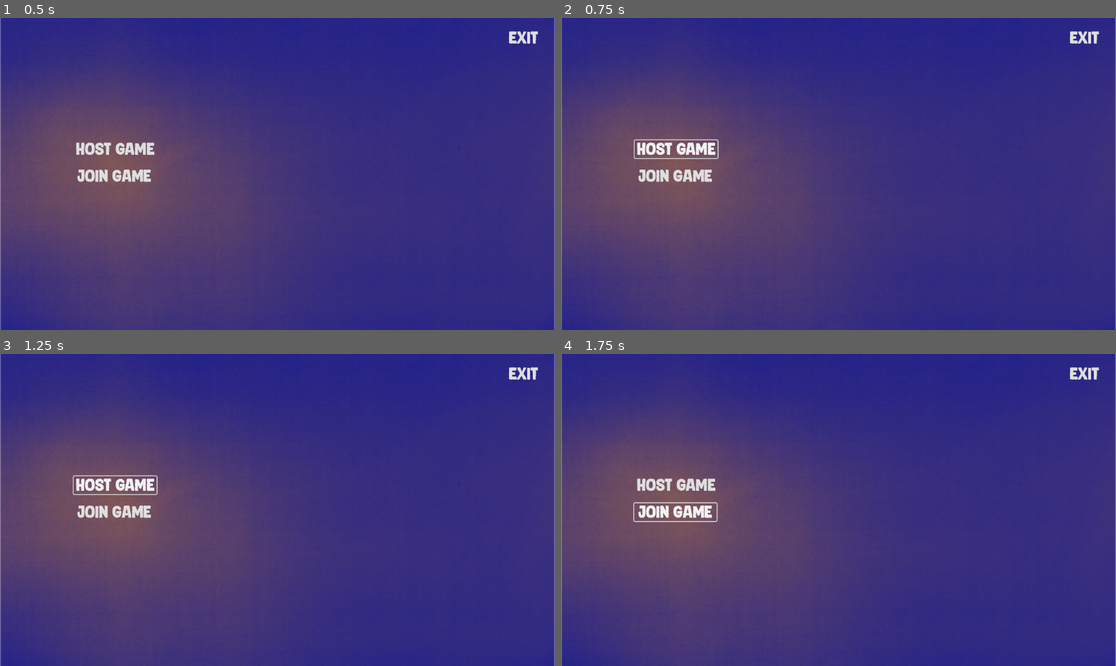
Above: before the commit, frames 1-4 (two rows, left to right).
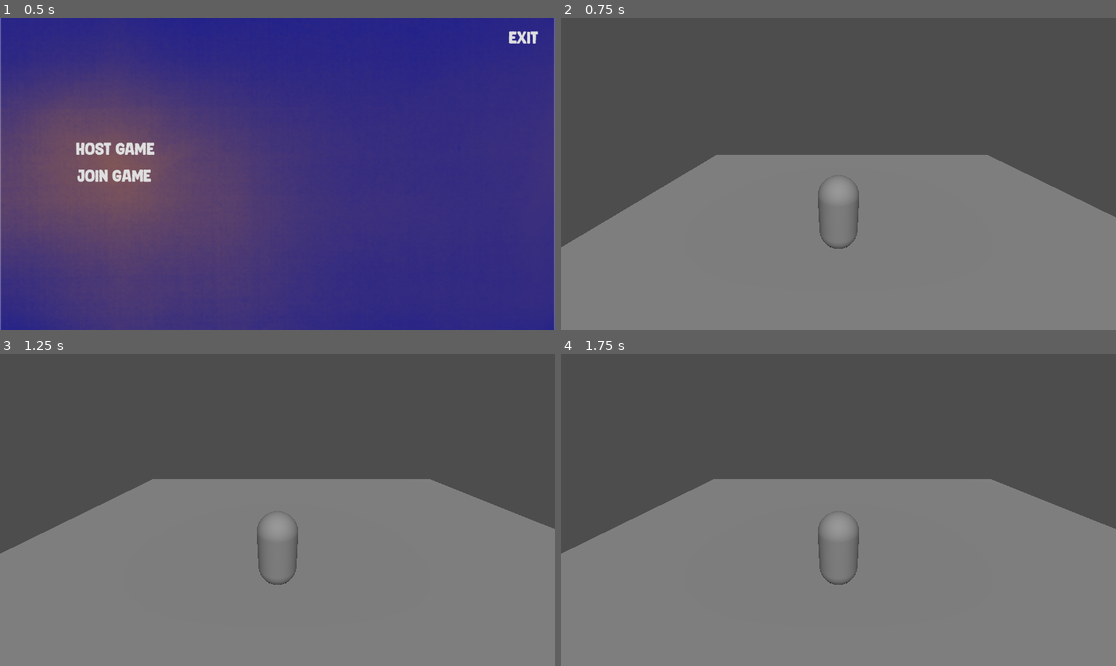
Above: after the commit, the same moments.

Repository: pejaustin/godot-3d-multiplayer-template
Game: Godot game, scene res://scenes/main_menu.tscn
Same seed, same stepped clock (60 frames per second), same inputs: the game is played once before the commit and once after it.
Inputs (mouse positions are in pixels of both pictures, inside the frame that each line leads up to):
- Up to frame 1 (0.5 s): no input
- Up to frame 2 (0.75 s): click "Host Game" at 0.5 s
- Up to frame 3 (1.25 s): no input
- Up to frame 4 (1.75 s): click (677, 513) at 1.25 s, where only the run before the commit has a clickable "Join Game"

Frame 1 is identical in both runs. In frame 2, 100% of the frame differs, in the area x 0-100%, y 0-100%; in frame 3, 100%; in frame 4, 100%.

Commit message:
Basic network setup
- main menu scene
- game scene
- player scene
- player spawning (no position synch)

Diff:
--- a/project.godot
+++ b/project.godot
@@ -16,6 +16,10 @@
 boot_splash/image="res://splash_screen.png"
 config/icon="res://bad_icon.png"
 
+[autoload]
+
+NetworkManager="*res://scripts/network/network_manager.gd"
+
 [display]
 
 window/size/always_on_top=true
--- /dev/null
+++ b/scenes/game.tscn
@@ -0,0 +1,37 @@
+[gd_scene load_steps=4 format=3 uid="uid://c7jxb55veskqd"]
+
+[ext_resource type="PackedScene" uid="uid://btjx4a4g25xj3" path="res://scenes/network/multiplayer_manager.tscn" id="1_sg3yj"]
+
+[sub_resource type="PlaneMesh" id="PlaneMesh_lpk0h"]
+size = Vector2(20, 20)
+
+[sub_resource type="ConcavePolygonShape3D" id="ConcavePolygonShape3D_iptoq"]
+data = PackedVector3Array(5, 0, 5, -5, 0, 5, 5, 0, -5, -5, 0, 5, -5, 0, -5, 5, 0, -5)
+
+[node name="Game" type="Node3D"]
+
+[node name="PlayerSpawner" type="MultiplayerSpawner" parent="."]
+_spawnable_scenes = PackedStringArray("res://scenes/player/player.tscn")
+spawn_path = NodePath("../World/PlayerSpawnPoint")
+
+[node name="MultiplayerManager" parent="." node_paths=PackedStringArray("_player_spawn_point") instance=ExtResource("1_sg3yj")]
+_player_spawn_point = NodePath("../World/PlayerSpawnPoint")
+
+[node name="World" type="Node3D" parent="."]
+
+[node name="Atmosphere" type="Node3D" parent="World"]
+
+[node name="DirectionalLight3D" type="DirectionalLight3D" parent="World/Atmosphere"]
+transform = Transform3D(1, 0, 0, 0, 0.696001, 0.718041, 0, -0.718041, 0.696001, 0, 4.69122, 6.19946)
+
+[node name="MapSpawnPoint" type="Node3D" parent="World"]
+
+[node name="MeshInstance3D" type="MeshInstance3D" parent="World/MapSpawnPoint"]
+mesh = SubResource("PlaneMesh_lpk0h")
+
+[node name="StaticBody3D" type="StaticBody3D" parent="World/MapSpawnPoint/MeshInstance3D"]
+
+[node name="CollisionShape3D" type="CollisionShape3D" parent="World/MapSpawnPoint/MeshInstance3D/StaticBody3D"]
+shape = SubResource("ConcavePolygonShape3D_iptoq")
+
+[node name="PlayerSpawnPoint" type="Node3D" parent="World"]
--- /dev/null
+++ b/scenes/loading.tscn
@@ -0,0 +1,47 @@
+[gd_scene load_steps=3 format=3 uid="uid://c67jewon3ifdt"]
+
+[ext_resource type="Theme" uid="uid://e1no5yb08xdc" path="res://asssets/ui/menu_theme.tres" id="1_ybmgc"]
+[ext_resource type="Texture2D" uid="uid://c8egr8gfrmslx" path="res://asssets/ui/menu-bg.jpeg" id="2_7x31a"]
+
+[node name="Loading" type="Control"]
+layout_mode = 3
+anchors_preset = 15
+anchor_right = 1.0
+anchor_bottom = 1.0
+grow_horizontal = 2
+grow_vertical = 2
+
+[node name="Loading" type="Panel" parent="."]
+layout_mode = 1
+anchors_preset = 15
+anchor_right = 1.0
+anchor_bottom = 1.0
+grow_horizontal = 2
+grow_vertical = 2
+
+[node name="TextureRect" type="TextureRect" parent="Loading"]
+layout_mode = 1
+anchors_preset = 15
+anchor_right = 1.0
+anchor_bottom = 1.0
+grow_horizontal = 2
+grow_vertical = 2
+texture = ExtResource("2_7x31a")
+expand_mode = 2
+
+[node name="Label" type="Label" parent="Loading"]
+layout_mode = 1
+anchors_preset = 8
+anchor_left = 0.5
+anchor_top = 0.5
+anchor_right = 0.5
+anchor_bottom = 0.5
+offset_left = -416.0
+offset_top = -28.0
+offset_right = -112.0
+offset_bottom = 15.0
+grow_horizontal = 2
+grow_vertical = 2
+theme = ExtResource("1_ybmgc")
+theme_override_font_sizes/font_size = 48
+text = "Connecting..."
--- /dev/null
+++ b/scenes/network/enet_network.tscn
@@ -0,0 +1,6 @@
+[gd_scene load_steps=2 format=3 uid="uid://bvnernggja236"]
+
+[ext_resource type="Script" path="res://scripts/network/enet_network.gd" id="1_bi8u0"]
+
+[node name="EnetNetwork" type="Node"]
+script = ExtResource("1_bi8u0")
--- /dev/null
+++ b/scenes/network/multiplayer_manager.tscn
@@ -0,0 +1,6 @@
+[gd_scene load_steps=2 format=3 uid="uid://btjx4a4g25xj3"]
+
+[ext_resource type="Script" path="res://scripts/network/multiplayer_manager.gd" id="1_4g30v"]
+
+[node name="MultiplayerManager" type="Node"]
+script = ExtResource("1_4g30v")
--- /dev/null
+++ b/scenes/player/player.tscn
@@ -0,0 +1,22 @@
+[gd_scene load_steps=4 format=3 uid="uid://xjygpllvas2q"]
+
+[ext_resource type="Script" path="res://scripts/player.gd" id="1_ec1jl"]
+
+[sub_resource type="CapsuleMesh" id="CapsuleMesh_lqghn"]
+
+[sub_resource type="CapsuleShape3D" id="CapsuleShape3D_ihjgv"]
+
+[node name="Player" type="CharacterBody3D"]
+script = ExtResource("1_ec1jl")
+
+[node name="MeshInstance3D" type="MeshInstance3D" parent="."]
+transform = Transform3D(1, 0, 0, 0, 1, 0, 0, 0, 1, 2.08165e-12, 1, 2.08165e-12)
+mesh = SubResource("CapsuleMesh_lqghn")
+
+[node name="CollisionShape3D" type="CollisionShape3D" parent="."]
+transform = Transform3D(1, 0, 0, 0, 1, 0, 0, 0, 1, 2.08165e-12, 1, 2.08165e-12)
+shape = SubResource("CapsuleShape3D_ihjgv")
+
+[node name="Camera3D" type="Camera3D" parent="."]
+transform = Transform3D(1, 0, 0, 0, 0.911604, 0.411069, 0, -0.411069, 0.911604, 0, 4.00394, 4.27758)
+current = true
--- a/scripts/main_menu.gd
+++ b/scripts/main_menu.gd
@@ -1,10 +1,22 @@
 extends Control
+
+const GAME_SCENE = "res://scenes/game.tscn"
+
+func ready():
+	if OS.has_feature("dedicated_server"):
+		print("Calling host game...")
+		NetworkManager.host_game()
+		get_tree().call_deferred(&"change_scene_to_packed", preload(GAME_SCENE))
 
 func host_game():
 	print("Host game pressed")
+	NetworkManager.host_game()
+	get_tree().call_deferred(&"change_scene_to_packed", preload(GAME_SCENE))
 
 func join_game():
 	print("Join game pressed")
+	NetworkManager.join_game()
+	get_tree().call_deferred(&"change_scene_to_packed", preload(GAME_SCENE))
 
 func exit_game():
 	get_tree().quit(0)
--- /dev/null
+++ b/scripts/network/enet_network.gd
@@ -0,0 +1,14 @@
+extends Node
+
+const SERVER_PORT = 8080
+const SERVER_IP = "127.0.0.1"
+
+func create_server_peer():
+	var enet_network_peer: ENetMultiplayerPeer = ENetMultiplayerPeer.new()
+	enet_network_peer.create_server(SERVER_PORT)
+	multiplayer.multiplayer_peer = enet_network_peer
+
+func create_client_peer():
+	var enet_network_peer: ENetMultiplayerPeer = ENetMultiplayerPeer.new()
+	enet_network_peer.create_client(SERVER_IP, SERVER_PORT)
+	multiplayer.multiplayer_peer = enet_network_peer
--- /dev/null
+++ b/scripts/network/multiplayer_manager.gd
@@ -0,0 +1,51 @@
+extends Node
+
+@export var _player_spawn_point: Node3D
+
+var _multiplayer_scene = preload("res://scenes/player/player.tscn")
+
+var _players_in_game: Dictionary = {}
+
+func _ready():
+	# need this to allow time for the callbacks to be established
+	await get_tree().process_frame
+
+	if NetworkManager.is_hosting_game:
+		print("Network lifecicle setup")
+		multiplayer.peer_connected.connect(_client_connected)
+		multiplayer.peer_disconnected.connect(_client_disconnected)
+
+		if not OS.has_feature("dedicated_server"):
+			_add_player_to_game(1)
+
+	NetworkManager.hide_loading()
+
+func _add_player_to_game(network_id: int):
+	print("Adding player to game: %s" % network_id)
+
+	var player_to_add = _multiplayer_scene.instantiate()
+	player_to_add.name = str(network_id)
+	_ready_player(player_to_add)
+
+	_players_in_game[network_id] = player_to_add
+	_player_spawn_point.add_child(player_to_add)
+
+func _remove_player_from_game(network_id: int):
+	print("Removing player from game: %s" % network_id)
+	if _players_in_game.has(network_id):
+		var player_to_remove = _players_in_game[network_id]
+		if player_to_remove:
+			player_to_remove.queue_free()
+			_players_in_game.erase(network_id)
+
+func _ready_player(player: Player):
+	player.position = Vector3(randi_range(-2, 2), 1, randi_range(-2, 2))
+
+# Connection lifecycle
+func _client_connected(network_id: int):
+	print("Client connected %s" % network_id)
+	_add_player_to_game(network_id)
+
+func _client_disconnected(network_id: int):
+	print("Client disconnected %s" % network_id)
+	_remove_player_from_game(network_id)
--- /dev/null
+++ b/scripts/network/network_manager.gd
@@ -0,0 +1,35 @@
+extends Node
+
+var _loading_scene = preload("res://scenes/loading.tscn")
+var _active_loading_scene
+
+var _enet_network = preload("res://scenes/network/enet_network.tscn")
+
+var is_hosting_game = false
+
+func host_game():
+	print("Host game")
+	show_loading()
+	is_hosting_game = true
+	var active_network = _enet_network.instantiate()
+	add_child(active_network)
+	active_network.create_server_peer()
+
+func join_game():
+	print("Join game")
+	show_loading()
+
+	var active_network = _enet_network.instantiate()
+	add_child(active_network)
+	active_network.create_client_peer()
+
+func show_loading():
+	print("Show loading")
+	_active_loading_scene = _loading_scene.instantiate()
+	add_child(_active_loading_scene)
+
+func hide_loading():
+	print("Hide loading")
+	if _active_loading_scene != null:
+		remove_child(_active_loading_scene)
+		_active_loading_scene.queue_free()
--- /dev/null
+++ b/scripts/player.gd
@@ -0,0 +1,31 @@
+class_name Player extends CharacterBody3D
+
+
+const SPEED = 5.0
+const JUMP_VELOCITY = 4.5
+
+# Get the gravity from the project settings to be synced with RigidBody nodes.
+var gravity = ProjectSettings.get_setting("physics/3d/default_gravity")
+
+
+func _physics_process(delta):
+	# Add the gravity.
+	if not is_on_floor():
+		velocity.y -= gravity * delta
+
+	# Handle jump.
+	if Input.is_action_just_pressed("ui_accept") and is_on_floor():
+		velocity.y = JUMP_VELOCITY
+
+	# Get the input direction and handle the movement/deceleration.
+	# As good practice, you should replace UI actions with custom gameplay actions.
+	var input_dir = Input.get_vector("ui_left", "ui_right", "ui_up", "ui_down")
+	var direction = (transform.basis * Vector3(input_dir.x, 0, input_dir.y)).normalized()
+	if direction:
+		velocity.x = direction.x * SPEED
+		velocity.z = direction.z * SPEED
+	else:
+		velocity.x = move_toward(velocity.x, 0, SPEED)
+		velocity.z = move_toward(velocity.z, 0, SPEED)
+
+	move_and_slide()
